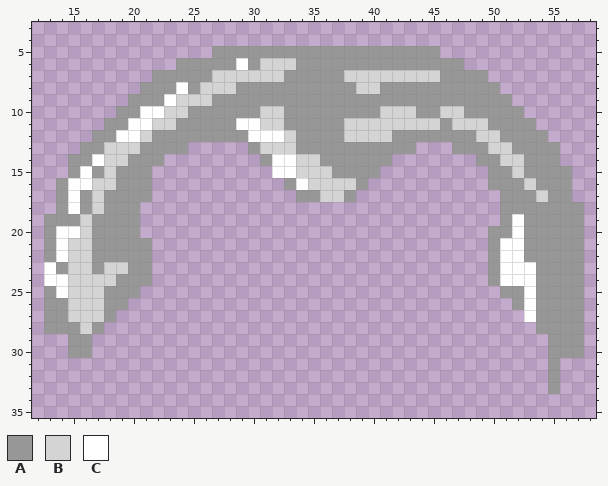
File history of a sprite sheet, assets/images/face_parts/hair_C4_front.png. That is the earlier state.
The file is 216x216 pixels, drawn in blocks of 3x3; one block is one cell here. Shown: x 12..58, y 3..35.
Palette (. is transparent): A #979797  B #d4d4d4  C #ffffff
Once edited:
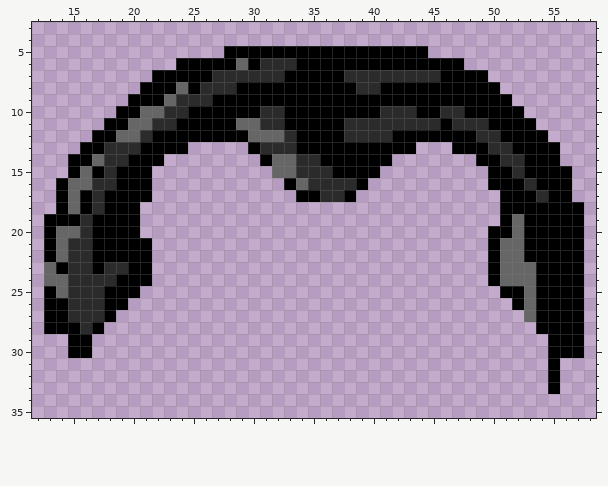
The commit says: Hair asset names are changed to match beard variant naming.
Changes in this commit:
{"colour":"A","old":"#979797","new":"#000000"}
{"colour":"B","old":"#d4d4d4","new":"#2b2b2b"}
{"colour":"C","old":"#ffffff","new":"#666666"}
{"y":5,"x":27,"old":"A","new":"."}
{"y":5,"x":45,"old":"A","new":"."}
